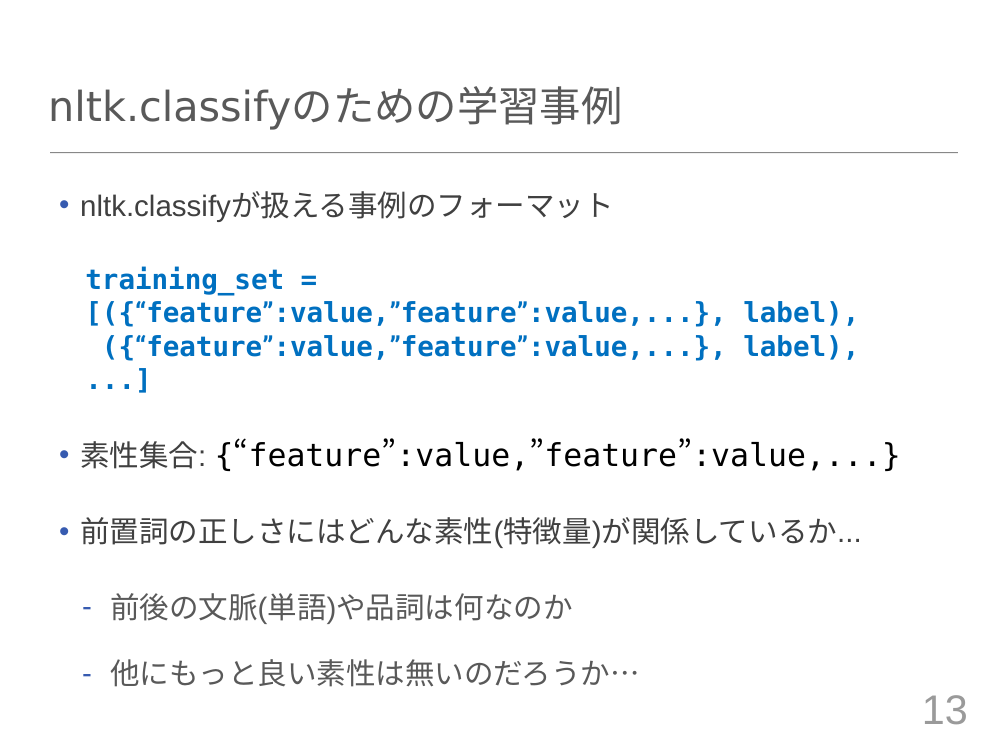
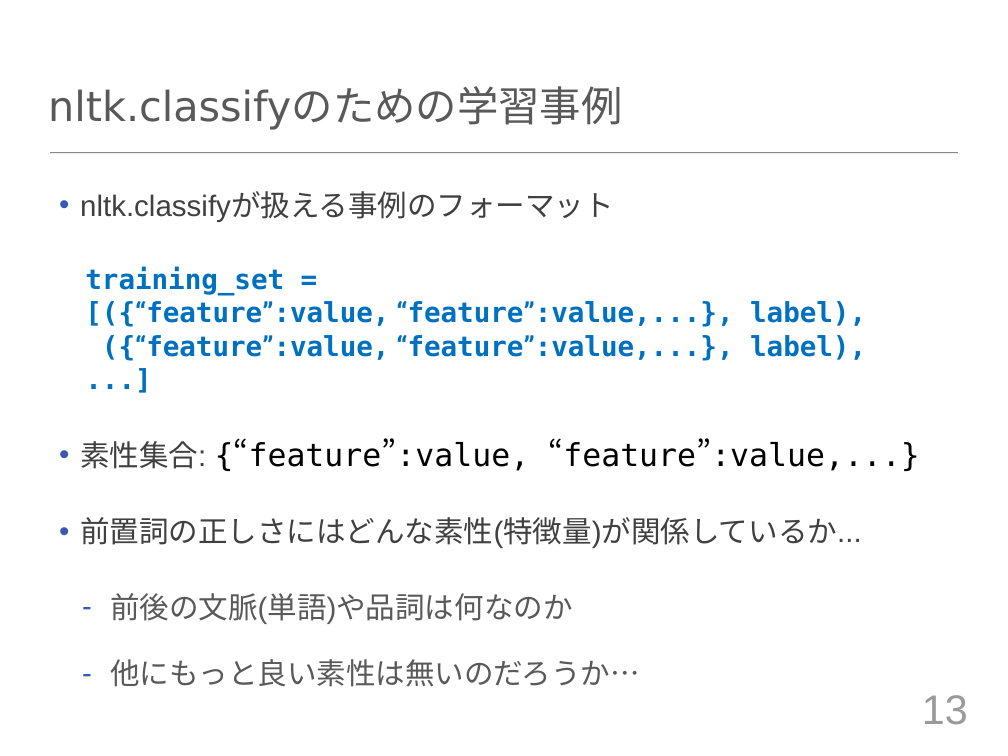
Before and after one commit to tuxedocat/ss2012, a slide deck: slide 13 of ss2012_slide.pptx. Drawn at 1008x756 pixels with LibreOffice and Linux fonts; fonts in the diff are those of the drawing. Boxes give left, top, right and bottom in pixels: in the first picture for what was removed or moved away, otherwise in the second. Text is boxed around its words. In the diff, an @@ line names an element or a change of style, - is before the commit and + after.

```diff
--- a/ss2012_slide.pptx
+++ b/ss2012_slide.pptx
@@ text at (x1=80, y1=267, x2=919, y2=471): text changed @@
-    training_set =
-    [({“feature”:value,”feature”:value,...}, label),
-    ({“feature”:value,”feature”:value,...}, label),
-    ...]
-• 素性集合: {“feature”:value,”feature”:value,...}
+    training_set =
+    [({“feature”:value, “feature”:value,...}, label),
+    ({“feature”:value, “feature”:value,...}, label),
+    ...]
+• 素性集合: {“feature”:value, “feature”:value,...}
```
Also in this commit, not shown: 4 other slides changed.
